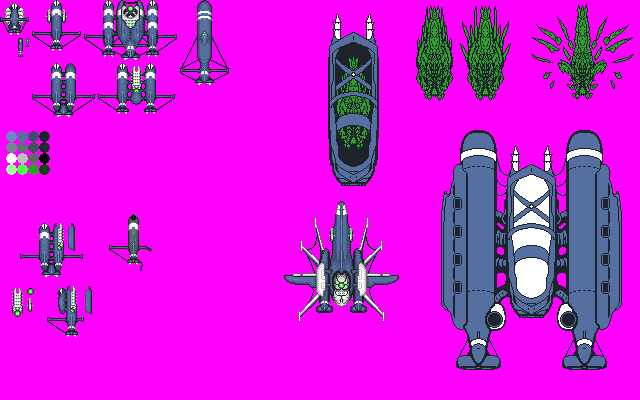
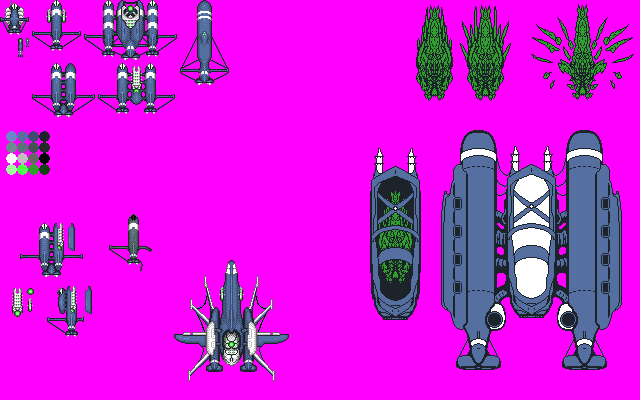
Layers edited between the first and the second 640x400 image:
painted on "Sprites" over [174, 201, 399, 382]
painted on "Roughs" over [174, 14, 421, 382]
